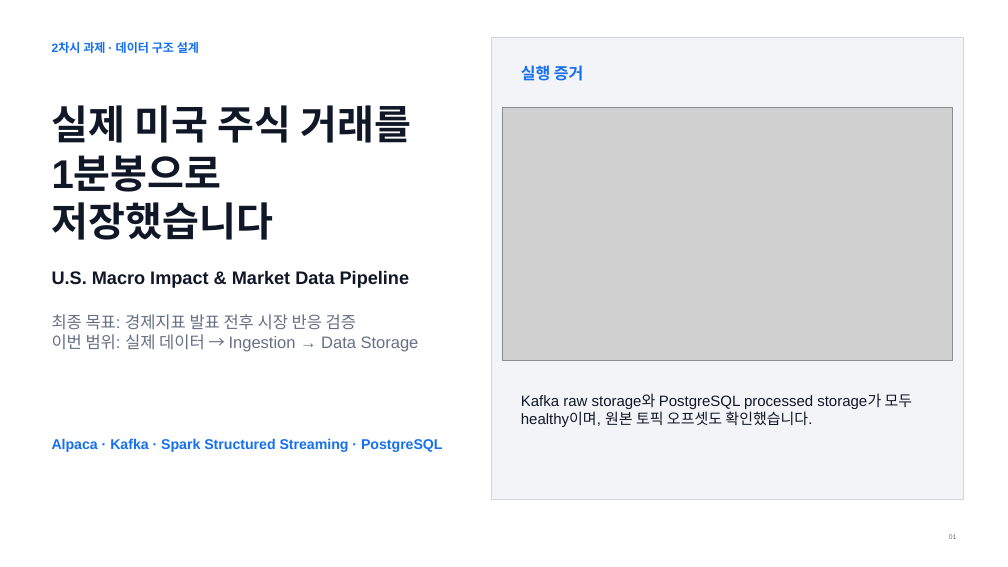
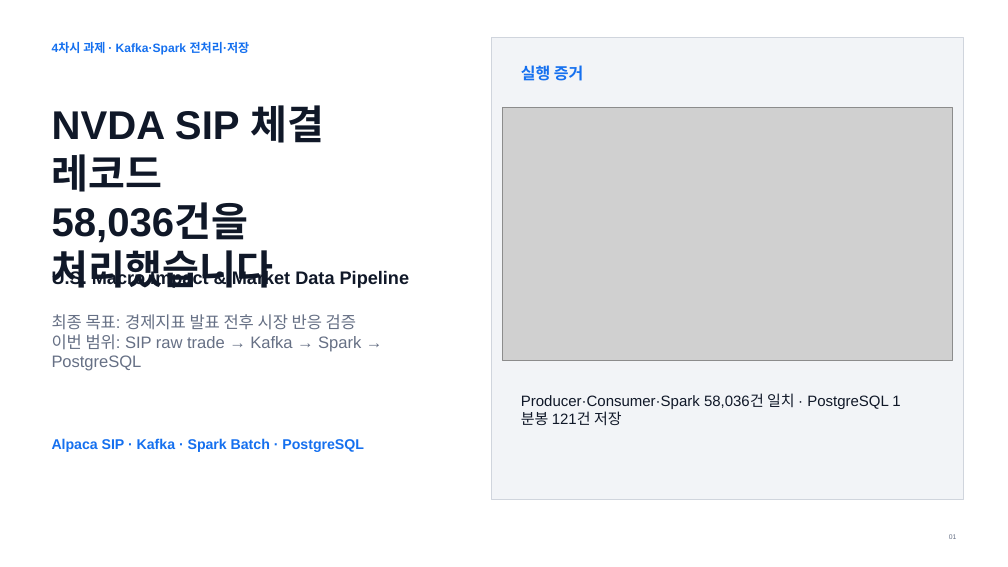
Before and after one commit to hjh6709/us-market-intelligence-pipeline, a slide deck: slide 1 of docs/presentation/us-market-pipeline-assignment.pptx. Drawn at 1008x567 pixels with LibreOffice and Linux fonts; fonts in the diff are those of the drawing; grey boxes stand for pictures. Boxes give left, top, right and bottom in pixels: in the first picture for what was removed or moved away, otherwise in the second. Text is boxed around its words. In the diff, an @@ line names an element or a change of style, - is before the commit and + after.

Commit message:
docs: refine kafka spark assignment evidence

```diff
--- a/docs/presentation/us-market-pipeline-assignment.pptx
+++ b/docs/presentation/us-market-pipeline-assignment.pptx
@@ text at (52, 42, 250, 54): text changed @@
-2차시 과제 · 데이터 구조 설계
+4차시 과제 · Kafka·Spark 전처리·저장
@@ text at (52, 105, 324, 288): text changed @@
-실제 미국 주식 거래를
-1분봉으로 저장했습니다
+NVDA SIP 체결 레코드
+58,036건을 처리했습니다
@@ text at (52, 314, 361, 371): text changed @@
-최종 목표: 경제지표 발표 전후 시장 반응 검증
-이번 범위: 실제 데이터 → Ingestion → Data Storage
+최종 목표: 경제지표 발표 전후 시장 반응 검증
+이번 범위: SIP raw trade → Kafka → Spark → PostgreSQL
@@ text at (521, 393, 889, 425): text changed @@
-Kafka raw storage와 PostgreSQL processed storage가 모두 healthy이며, 원본 토픽 오프셋도 확인했습니다.
+Producer·Consumer·Spark 58,036건 일치 · PostgreSQL 1분봉 121건 저장
@@ text at (52, 438, 364, 452): text changed @@
-Alpaca · Kafka · Spark Structured Streaming · PostgreSQL
+Alpaca SIP · Kafka · Spark Batch · PostgreSQL
```
Also in this commit, not shown: 5 other slides changed, 7 other files.
